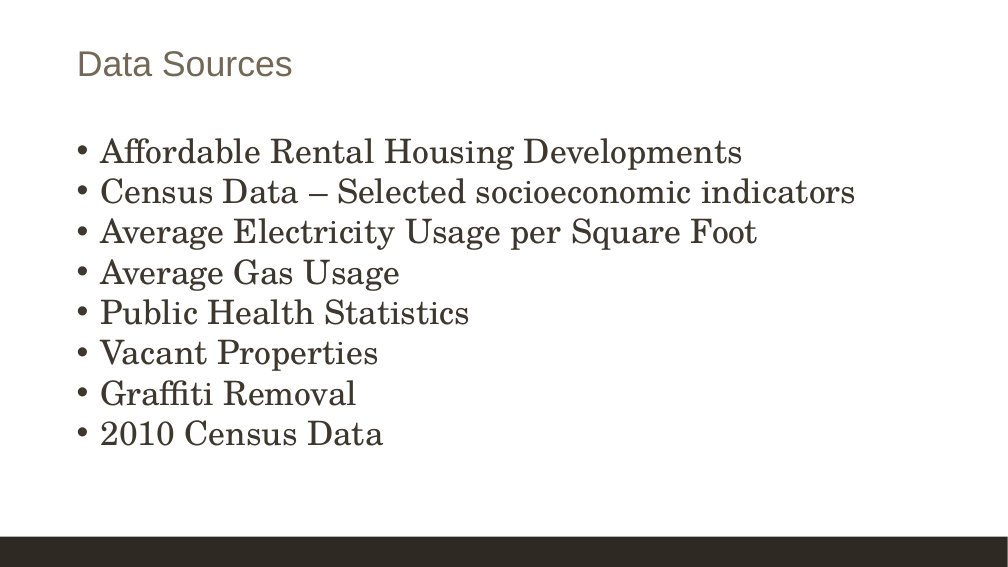
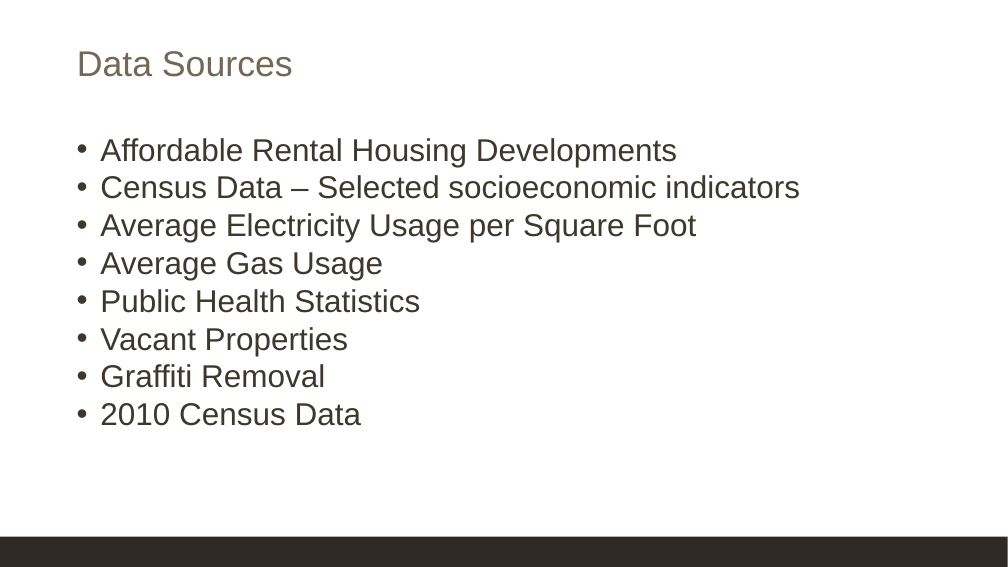
Before and after one commit to EEPlei/Americas-Warzone-Class-Project, a slide deck: slide 4 of Slides/final_presentation.pptx. Drawn at 1008x567 pixels with LibreOffice and Linux fonts; fonts in the diff are those of the drawing. Boxes give left, top, right and bottom in pixels: in the first picture for what was removed or moved away, otherwise in the second. Text is boxed around its words. In the diff, an @@ line names an element or a change of style, - is before the commit and + after.

Commit message:
fixed font

```diff
--- a/Slides/final_presentation.pptx
+++ b/Slides/final_presentation.pptx
@@ text "Affordable Rental Housing Developments" at (100, 138, 800, 426): size 32 to 30 pt, font TeX Gyre Schola to Arial @@
```
